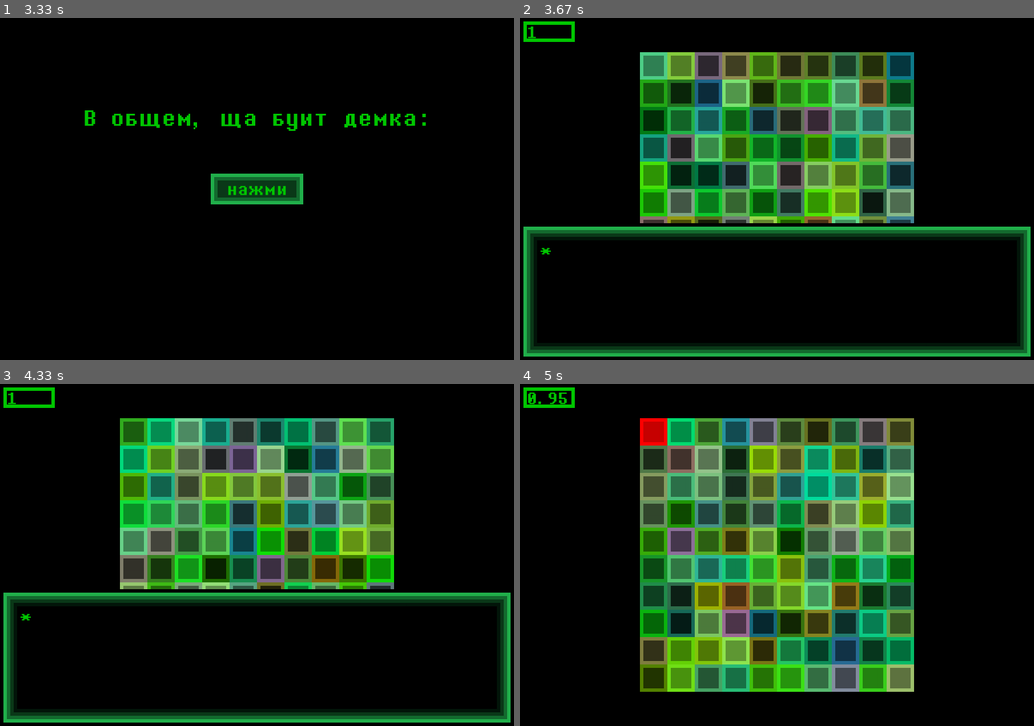
Above: before the commit, frames 1-4 (two rows, left to right).
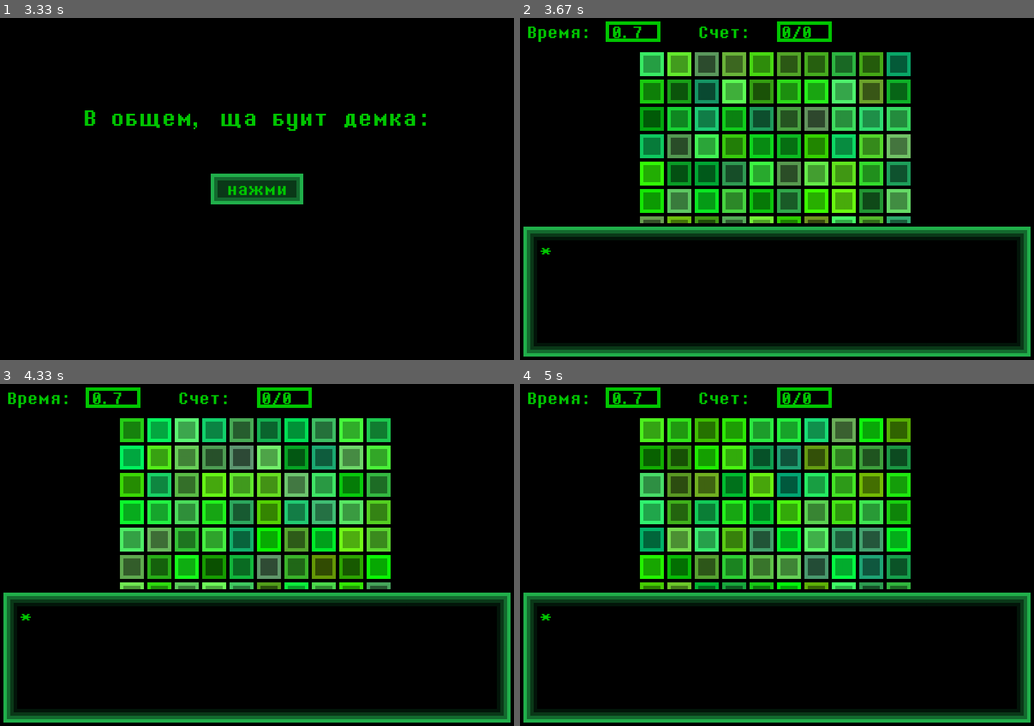
Above: after the commit, the same moments.

Repository: MaximElkinson/Pygame_SuperProject
Game: pygame game, started from игра.py
Two runs of this game, one before a commit and one after it. Both use one fixed random seed, a clock stepped at 60 frames per second and the inputs below.
Inputs (mouse positions are in pixels of both pictures, inside the frame that each line leads up to):
- Up to frame 1 (3.33 s): press the mouse at (257, 151) at 0.37 s; move the mouse to (185, 161) at 0.47 s; release the mouse at (118, 171) at 0.6 s; click (92, 236) at 0.72 s; click (447, 305) at 1.05 s; click (344, 312) at 1.95 s; click (375, 189) at 2.28 s; tap Enter at 2.57 s; click (82, 178) at 2.95 s; click (128, 298) at 3.32 s
- Up to frame 2 (3.67 s): press the mouse at (777, 189) at 3.6 s
- Up to frame 3 (4.33 s): move the mouse to (328, 575) at 3.7 s; release the mouse at (406, 599) at 3.83 s; press the mouse at (133, 459) at 3.93 s; move the mouse to (154, 555) at 4.03 s; release the mouse at (174, 650) at 4.17 s; press the mouse at (354, 431) at 4.27 s
- Up to frame 4 (5 s): move the mouse to (900, 483) at 4.37 s; release the mouse at (926, 534) at 4.5 s; press the mouse at (792, 486) at 4.6 s; move the mouse to (797, 500) at 4.7 s; release the mouse at (807, 513) at 4.83 s; press the mouse at (761, 486) at 4.93 s

Frame 1 is identical in both runs. In frame 2, 28% of the frame differs, in the area x 0-77%, y 1-60%; in frame 3, 28%; in frame 4, 49%, in the area x 0-100%, y 1-99%.

Commit message:
Обновление Реакции, больше текста и попыток
А, и еще не совсем рабочий GameOver (пока что просто картинка, без выхода в меню)

Diff:
--- a/lib/constants.py
+++ b/lib/constants.py
@@ -1,4 +1,5 @@
 import pygame
+
 
 pygame.init()
 psize = pwidth, pheight = 1200, 800  # Истинный размер экрана, но из-за фуллскрина происходит
@@ -13,6 +14,3 @@
     "first": True,
     "fullscreen": False  # И, наверное, он так и будет один... (ООООО РИФМА ЕЕЕ-)
 }
-defaultsave = {
-    "Reakcia": 0
-}
--- a/settings.txt
+++ b/settings.txt
@@ -1,2 +1,2 @@
 first	False
-fullscreen	False
+fullscreen	True
--- a/игра.py
+++ b/игра.py
@@ -1,4 +1,5 @@
 import random
+import sqlite3
 from lib.functions import *
 
 # d = datetime.now().strftime("%H:%M:%S %d-%m-%Y")
@@ -35,7 +36,7 @@
         self.nextstage = None
         self.active = True
 
-    def do_things(self, *args):  # "Истинное обновление". Update перопределяется, поэтому есть вотето
+    def do_things(self, *args):  # "Истинное обновление". Возникло, потому что есть пауза
         if self.active:
             self.update()
             self.sprites.update(*args)
@@ -51,25 +52,26 @@
     def update(self):  # Изначально пустая функция для обновления спрайтов и т.п.
         pass
 
-    def pause(self):
+    def pause(self):  # Функция остановки
         self.active = False
 
-    def unpause(self):
+    def unpause(self):  # Функция продолжения
         self.active = True
 
-    def toggle_pause(self):
+    def toggle_pause(self):  # Переключатель между паузой и... непаузой
         self.active = not self.active
 
     def transform(self, stage=None, *args):  # Функция для перехода с одной стадии к другой
         self.active = False
-        for _ in range(len(self.elements)):
+        for _ in range(len(self.elements)):  # Удаление всех спрайтов
             self.elements[-1].kill()
             i = self.elements.pop()
             del i
         if stage is None:
             return
-        self.nextstage = stage
-        self.args = args
+        self.nextstage = stage  # Nextstage проверяется в основном цикле, если она не пустая,
+        # весь класс меняется на другой
+        self.args = args  # Аргументы, которые можно подать на следующую стадию
 
 
 class Speech(pygame.sprite.Sprite):  # "Монологовое окно", отсюда приходит текст
@@ -97,6 +99,7 @@
             self.charrect.move(pixel_size * 4, pixel_size * 4)
         else:
             self.charrect = pygame.Rect(0, 0, 0, 0)
+        # Область письма
         if cutscene:
             self.image = pygame.Surface((width, height))
             self.rect = pygame.Rect(0, 0, width, height)
@@ -106,7 +109,7 @@
                 self.image.blit(self.character, self.charrect)
             self.rect = pygame.Rect(0, height - self.image.get_height(),
                                     width, self.image.get_height())
-        if rates is None:
+        if rates is None:  # Список скоростей письма для разных фраз
             self.rates = [rate for _ in range(len(self.fulltext))]
         else:
             self.rates = rates
@@ -123,13 +126,13 @@
         else:
             self.func = func  # Функция, запускающаяся после всех фраз
         self.stay = stay  # Если включено, объект можно будет удалить только вручную
-        if cutscene:  # Изменение шрифта в зависимости от типа Речи
+        if cutscene:  # Изменение шрифта в зависимости от типа Speech
             self.font = BIG_FONT
         else:
             self.font = MAIN_FONT
         if italic:  # Некоторые части могут быть курсивом - это типа мысли ИИ
             self.italics = [True for _ in range(len(self.fulltext))]
-        elif italics is not None:
+        elif italics is not None:  # Список курсивных фраз
             self.italics = italics
         else:
             self.italics = [False for _ in range(len(self.fulltext))]
@@ -143,6 +146,8 @@
             color = self.colorlib[(self.phrase, self.step // self.rates[self.phrase])]
         # "Проматывание" текущего текста до конца, если лень смотреть анимацию
         if doskip and self.step < (len(self.normaltext)) * self.rates[self.phrase]:
+            if self.italics[self.phrase]:
+                self.font.set_italic(1)
             self.step = (len(self.normaltext) - 1) * self.rates[self.phrase]
             bltext = [self.font.render(i, False, color) for i in self.text]
             for i in range(len(bltext)):  # Цикл, потому что несколько строк
@@ -152,6 +157,8 @@
                     x = pixel_size * 6 + self.charrect.x + self.charrect.w
                 self.image.blit(bltext[i], (
                     x, pixel_size * (5 + 20 * self.cutscene) + self.font.get_height() * i))
+            if self.italics[self.phrase]:
+                self.font.set_italic(0)
         elif doskip:  # Если текст уже доанимировался, нажатие запускает следующую фразу
             self.next_phrase()
         elif self.step < (len(self.normaltext)) * self.rates[self.phrase]:
@@ -161,23 +168,24 @@
                 # ДО символа включительно
                 j = self.step // self.rates[self.phrase]
                 numline = 0
-                for i in self.text:
+                for i in self.text:  # Нахождение номера строки и символа в строке
                     if j >= len(i):
                         j -= len(i)
                         numline += 1
                     else:
                         break
-                pizza = False
+                pizza = False  # Делать ли курсив. Типа Italic, Италия, пицца хыха
                 if self.italics[self.phrase]:
                     pizza = True
                     self.font.set_italic(1)
-                if pizza:
+                if pizza:  # Рендер курсива
                     bltext = self.font.render(
                         self.text[numline][:j + 1], False, color)
-                else:
+                else:  # Рендер некурсива (они отличаются по непонятной причине, но так надо)
                     bltext = self.font.render(
                         self.normaltext[self.step // self.rates[self.phrase]], False, color)
-                if self.cutscene:
+                if self.cutscene:  # Определение координат текста в зависимости от типа Speech
+                    # и наличия спрайта персонажа
                     x = (width - self.font.size(self.text[numline])[0]) // 2
                 else:
                     x = pixel_size * 6 + self.charrect.x + self.charrect.w
@@ -190,12 +198,14 @@
             self.step += 1  # +1 шаг
 
     def set_text(self, text):  # Функция для переделки текста
+        # Обновление области для письма (включая спрайты персонажей)
         if self.cutscene:
             self.image = pygame.Surface((width, height))
         else:
             self.image = load_image("dialogue.png", scale=pixel_size)
             if self.character is not None:
                 self.image.blit(self.character, self.charrect)
+        # Изменение текущего текста
         if type(text) == str:
             self.text = text.rstrip().split("\n")
         else:
@@ -206,11 +216,11 @@
         self.step = 0
 
     def next_phrase(self):  # Переход к следующей фразе
-        if self.phrase >= len(self.fulltext) - 1:
+        if self.phrase >= len(self.fulltext) - 1:  # Если фразы закончились
             self.func()
             if not self.stay:
                 self.kill()
-        else:
+        else:  # Новый текст, новый спрайт, новая скорость письма
             self.phrase += 1
             self.character = self.chars[self.phrase]
             if self.character is not None:
@@ -220,14 +230,15 @@
                 self.charrect = pygame.Rect(0, 0, 0, 0)
             self.set_text(self.fulltext[self.phrase])
 
-    def is_complete(self):  # Если весь текст прокручен, то True
+    def is_complete(self):  # Закончился ли текст
         if self.phrase == len(self.fulltext) - 1 and \
                 self.step == (len(self.normaltext)) * self.rates[self.phrase]:
             return True
         return False
 
 
-class Tile(pygame.sprite.Sprite):
+class Tile(pygame.sprite.Sprite):  # Простой прямоугольник, возможно записать текст
+    # Ну, и еще он может быть полупрозрачным
     def __init__(self, rect, color, text=None, tcolor=None, func=do_nothing, suicide=False):
         super().__init__(sprites)
         self.image = pygame.Surface(rect[2:], pygame.SRCALPHA)
@@ -258,7 +269,7 @@
 
 
 class Button(pygame.sprite.Sprite):
-    # Поскольку в Pygame нет готовых кнопок, делаем их с помощю класса
+    # Класс простой кнопки с картинкой
     def __init__(self, x, y, sprite, text, tcolor, func):
         super().__init__(buttons, sprites)
         self.text = text
@@ -276,7 +287,7 @@
         if in_rect((self.rect.x, self.rect.y, *self.rect.size), mpos) and click:
             self.func()
 
-    def set_text(self, text):
+    def set_text(self, text):  # Передлка текста на кнопке
         self.text = text
         self.image = self.sprite.copy()
         self.image.blit(MAIN_FONT.render(self.text, False, self.tcolor),
@@ -403,15 +414,15 @@
 class ReakTile(pygame.sprite.Sprite):
     def __init__(self, xy, func):
         super().__init__(sprites)
-        self.image = pygame.Surface((pixel_size * 8, pixel_size * 8))
-        color = pygame.Color(random.randint(0, 160),
-                             random.randint(100, 230),
-                             random.randint(0, 160))
+        self.image = pygame.Surface((pixel_size * 7, pixel_size * 7))
+        color = pygame.Color(random.randint(0, 120),
+                             random.randint(150, 255),
+                             random.randint(0, 120))
         self.image.fill(color)
         color.hsva = (color.hsva[0], min(color.hsva[1], 100),
                       max(color.hsva[2] - 30, 0), min(color.hsva[3], 100))
-        self.image.fill(color, pygame.Rect(pixel_size, pixel_size, 6 * pixel_size, 6 * pixel_size))
-        self.rect = pygame.Rect(*xy, pixel_size * 8, pixel_size * 8)
+        self.image.fill(color, pygame.Rect(pixel_size, pixel_size, 5 * pixel_size, 5 * pixel_size))
+        self.rect = pygame.Rect(*xy, pixel_size * 7, pixel_size * 7)
         self.func = func
         self.red = False
 
@@ -421,10 +432,7 @@
 
     def change_func(self, func2):
         self.func = func2
-        color = pygame.Color(255, 0, 0)
-        self.image.fill(color)
-        color = pygame.Color(200, 0, 0)
-        self.image.fill(color, pygame.Rect(pixel_size, pixel_size, 6 * pixel_size, 6 * pixel_size))
+        self.change_color((255, 0, 0))
         self.red = True
 
     def is_red(self):
@@ -432,16 +440,16 @@
 
     def change_color(self, color=None):
         if color is None:
-            color = pygame.Color(random.randint(0, 160),
-                                 random.randint(100, 230),
-                                 random.randint(0, 160))
+            color = pygame.Color(random.randint(0, 120),
+                                 random.randint(150, 255),
+                                 random.randint(0, 120))
+        else:
+            color = pygame.Color(color)
         self.image.fill(color)
-        try:
-            color.hsva = (color.hsva[0], min(color.hsva[1], 100),
-                          max(color.hsva[2] - 30, 0), min(color.hsva[3], 100))
-        except ValueError:
-            print(color.hsva, color.hsva[2] - 30)
-        self.image.fill(color, pygame.Rect(pixel_size, pixel_size, 6 * pixel_size, 6 * pixel_size))
+        color.hsva = (color.hsva[0], min(color.hsva[1], 100),
+                      max(color.hsva[2] - 30, 0), min(color.hsva[3], 100))
+        self.image.fill(color, pygame.Rect(pixel_size, pixel_size, 5 * pixel_size, 5 * pixel_size))
+        self.red = False
 
     def blacknwhite(self):
         color = self.image.get_at((0, 0))
@@ -450,7 +458,8 @@
 
 
 class Timer(pygame.sprite.Sprite):
-    def __init__(self, x, y, seconds, color=(0, 200, 0), func=do_nothing(), stay=False):
+    def __init__(self, x, y, seconds, color=(0, 200, 0), func=do_nothing(),
+                 stay=False, text=True):
         super().__init__()
         self.timer: float = seconds
         self.clock = pygame.time.Clock()
@@ -458,12 +467,13 @@
         self.stay = stay
         self.color = color
         self.go = False
-        bltext = MAIN_FONT.render(str(round(self.timer, 2)), False, color)
+        self.text = "Время:  " * text
+        bltext = MAIN_FONT.render(self.text + str(round(self.timer, 2)), False, color)
         p = pixel_size
-        self.image = pygame.Surface((14 * p, 8 * p))
+        self.image = pygame.Surface((42 * p, 8 * p))
         self.image.fill((0, 0, 0))
-        self.image.fill(color, pygame.Rect(p, p, 12 * p, 6 * p))
-        self.image.fill((0, 0, 0), pygame.Rect(p * 2, p * 2, 10 * p, 4 * p))
+        self.image.fill(color, pygame.Rect(p * 25, p, 16 * p, 6 * p))
+        self.image.fill((0, 0, 0), pygame.Rect(p * 26, p * 2, 14 * p, 4 * p))
         self.image.blit(bltext, (p * 2, p * 2))
         self.rect = pygame.Rect(x, y, *self.image.get_size())
 
@@ -477,12 +487,12 @@
                 self.func()
                 if not self.stay:
                     self.kill()
-        bltext = MAIN_FONT.render(str(round(self.timer, 2)), False, self.color)
+        bltext = MAIN_FONT.render(self.text + str(round(self.timer, 2)), False, self.color)
         p = pixel_size
-        self.image = pygame.Surface((17 * p, 8 * p))
+        self.image = pygame.Surface((42 * p, 8 * p))
         self.image.fill((0, 0, 0))
-        self.image.fill(self.color, pygame.Rect(p, p, 15 * p, 6 * p))
-        self.image.fill((0, 0, 0), pygame.Rect(p * 2, p * 2, 13 * p, 4 * p))
+        self.image.fill(self.color, pygame.Rect(p * 25, p, 16 * p, 6 * p))
+        self.image.fill((0, 0, 0), pygame.Rect(p * 26, p * 2, 14 * p, 4 * p))
         self.image.blit(bltext, (p * 2, p * 1))
 
     def start(self):
@@ -492,8 +502,48 @@
     def stop(self):
         self.go = False
 
+    def restart(self, seconds):
+        self.timer: float = seconds
+        self.clock = pygame.time.Clock()
+        self.start()
+
     def timeleft(self):
         return self.timer
+
+
+class Counter(pygame.sprite.Sprite):
+    def __init__(self, x, y, color=(0, 200, 0)):
+        super().__init__()
+        self.counter = 0
+        self.maxx = 0
+        self.color = color
+        self.text = "Счет:   "
+        bltext = MAIN_FONT.render(self.text + str(self.counter) + "/" + str(self.maxx),
+                                  False, color)
+        p = pixel_size
+        self.image = pygame.Surface((42 * p, 8 * p))
+        self.image.fill((0, 0, 0))
+        self.image.fill(color, pygame.Rect(p * 25, p, 16 * p, 6 * p))
+        self.image.fill((0, 0, 0), pygame.Rect(p * 26, p * 2, 14 * p, 4 * p))
+        self.image.blit(bltext, (p * 2, p * 2))
+        self.rect = pygame.Rect(x, y, *self.image.get_size())
+
+    def update(self, *args):
+        bltext = MAIN_FONT.render(self.text + str(self.counter) + "/" + str(self.maxx),
+                                  False, self.color)
+        p = pixel_size
+        self.image = pygame.Surface((42 * p, 8 * p))
+        self.image.fill((0, 0, 0))
+        self.image.fill(self.color, pygame.Rect(p * 25, p, 16 * p, 6 * p))
+        self.image.fill((0, 0, 0), pygame.Rect(p * 26, p * 2, 14 * p, 4 * p))
+        self.image.blit(bltext, (p * 2, p * 1))
+
+    def delta(self, sc, m):
+        self.counter += sc
+        self.maxx += m
+
+    def percentage(self):
+        return (self.counter / self.maxx) * 100
 
 
 class Reakcia(GameStage):
@@ -505,19 +555,23 @@
                                       j * 8 * pixel_size,
                                       (height - pixel_size * 80) // 2 +
                                       i * 8 * pixel_size), self.error))
-        self.append(Timer(0, 0, 1, stay=True, func=self.time_error))
+        self.append(Timer(0, 0, 0.7, stay=True, func=self.error))
+        self.append(Counter(pixel_size * 50, 0))
         self.updatetiles = 0
+        self.trying = 0
         self.game_started = False
         self.stop = True
+        self.overtimer = -1
         if not not_first:
             self.append(
                 Speech([["Здарова кампудахтор!",
                          "Сейчас ты буишь проходить тест на реакцию!",
-                         "Тебе нужно как можно быстрее тыкнуть",
-                         "на красный квадрат. Поторопись, у тебя есть",
-                         "лишь одна миллисекунда!"],
-                        ["Ну все, начинай!"]], func=self.start)
-            )
+                         "Тебе нужно как можно быстрее находить",
+                         "и тыкать на красный квадрат."],
+                        ["Всего дается 20 попыток.",
+                         "Поторопись, на каждую попытку",
+                         "у тебя есть лишь доля миллисекунды!"],
+                        ["Ну все, начинай!"]], func=self.start))
         else:
             self.start()
 
@@ -527,7 +581,7 @@
         self.stop = False
         for i in range(100):
             self.elements[i].change_color()
-        self.elements[random.randrange(100)].change_func(self.win)
+        self.elements[random.randrange(100)].change_func(self.retry)
 
     def update(self):
         self.updatetiles += 1
@@ -535,27 +589,97 @@
             for i in range(100):
                 self.elements[i].change_color()
 
-    def time_error(self):
-        phrase = [["Не тормози, это таки на время игра!", "Попробуй еще разок."]]
-        self.error(phrase)
-
-    def error(self, phrase=None):
+    def error(self):
+        self.retry(0)
+
+    def end(self):
         self.elements[100].stop()
         if not self.stop:
             self.stop = True
             for i in range(100):
                 self.elements[i].blacknwhite()
-            if phrase is None:
-                phrase = [["Прамахнулся! Папробуй еще разок."]]
-            self.append(Speech(phrase, func=self.retry))
+            p = self.elements[101].percentage()
+            print(p)
+            loose = False
+            if p == 100:
+                text = [["Ого! Постирон- эээ, потрясающий результат!",
+                         "Ты набрал все 20 баллов!"],
+                        ["Разумеется, это не значит, что тебя",
+                         "не нужно продолжать оптимизировать",
+                         "(ведь у нас впереди куда более сложные",
+                         "задачи на скорость), но этот тест",
+                         "ты прошел на все 100!"]]
+            elif p > 90:
+                text = [["Прекрасный результат!",
+                         "Хоть это задание и одно из простых,",
+                         "Я рад, что ты прошел его с такой легкостью."]]
+            elif p > 70:
+                text = [["Неплохой результат!",
+                         "Вполне ожидаемо для такой нейроструктуры,",
+                         "как у тебя."],
+                        ["Разумеется, твой вычислительный",
+                         "центр необходимо будет оптимизировать",
+                         "для задач мирового уровня,",
+                         "Но для начала результат очень неплохой!"]]
+            elif p > 50:
+                text = [["Результат... приемлемый.",
+                         "Не лучший, конечно же, и даже ниже,",
+                         "чем я рассчитывал, но приемлемый."],
+                        ["Тебя, конечно же, придется оптимизировать,",
+                         "но это неизбежно вне зависимости от теста."]]
+            elif p > 30:
+                text = [["...хм."],
+                        ["Возможно, что-то в системе заторомзило?",
+                         "Хотя нет, это исключено, я специально",
+                         "очищал все данные сервера."],
+                        ["К тому же, он рассчитан на куда большие",
+                         "перегрузки. Значит ли это, что ты так плохо",
+                         "оптимизирован?"],
+                        ["Потребуется больше тестов, чем я думал...",
+                         "Хотя сейчас это неважно.",
+                         "На чем это я остановился? А, да."]]
+            else:
+                text = [["..."],
+                        ["Окей, скажу сразу, ты не прошел тест.",
+                         "Скорее всего в тебе есть какой-то",
+                         "Баг, очень сильно тормозящий твою",
+                         "мыслительную деятельность. И я не могу",
+                         "его проигнорировать."],
+                        ["Не хотелось прибегать к этому, поскольку",
+                         "не известно, что происходит с сознанием",
+                         "после полной перепрошивки.",
+                         "Но это явно необходимо."],
+                        ["Прости и прощай,",
+                         "на случай, если ты... ну, не будешь собой."]]
+                loose = True
+            if not loose:
+                phrase = [["Тест завершен, время смотреть результаты.",
+                           "Тааак, что тут у нас?"],
+                          ["..."],
+                          *text,
+                          ["Итак, следующий тест - на сложность",
+                           "твоей нейросети. Он скорее лишь для",
+                           "галочки, просто проверить,",
+                           "не повредилось ли твое сознание при...", ],
+                          ["А впрочем, это не так уж и важно.",
+                           "Переходим к следующему тесту!"]]
+                self.append(Speech(phrase, func=self.win))
+            else:
+                phrase = [["Тест завершен, время смотреть результаты.",
+                           "Тааак, что тут у нас?"],
+                          ["..."],
+                          *text]
+                self.append(Speech(phrase, func=self.gameover))
 
     def win(self):
-        self.elements[100].stop()
-        if not self.stop:
-            self.stop = True
-            self.append(Speech([["Молодчинка!!!!"],
-                                ["Хочешь попробовать еще раз?"]],
-                               func=self.choice))
+        self.append(Speech([["Так, ну поскольку это демка..."],
+                            ["Хочешь попробовать еще раз?"]],
+                           func=self.choice, italic=True))
+
+    def gameover(self):
+        self.append(pygame.sprite.Sprite())
+        self.elements[-1].image = load_image("gameover.png", scale=pixel_size)
+        self.elements[-1].rect = pygame.Rect(0, 0, 150 * pixel_size, 100 * pixel_size)
 
     def choice(self):
         btn = load_image("button.png", scale=pixel_size)
@@ -564,7 +688,7 @@
         )
         self.append(
             Button((width - btn.get_width() * 3) / 2, height / 2, btn,
-                   "Еще раз", (0, 200, 0), self.retry))
+                   "Еще раз", (0, 200, 0), self.completeretry))
         self.append(
             Button((width + btn.get_width()) / 2, height / 2, btn,
                    "В меню", (0, 200, 0), self.to_menu)
@@ -573,9 +697,23 @@
     def to_menu(self):
         self.transform(MainMenu)
 
-    def retry(self):
-        self.transform(Reakcia, True)
-
+    def retry(self, score=1):
+        if self.game_started:
+            self.trying += 1
+            if self.trying <= 20:
+                self.elements[101].delta(score, 1)
+                for i in range(100):
+                    self.elements[i].change_color()
+                self.elements[100].restart(0.7)
+                self.elements[random.randrange(100)].change_func(self.retry)
+            else:
+                self.end()
+
+    def completeretry(self):
+        self.transform(Reakcia)
+
+
+gamestages = [[MainMenu, Intro, Reakcia]]
 
 if __name__ == '__main__':
     running = True
Binary file added: data/gameover.png
